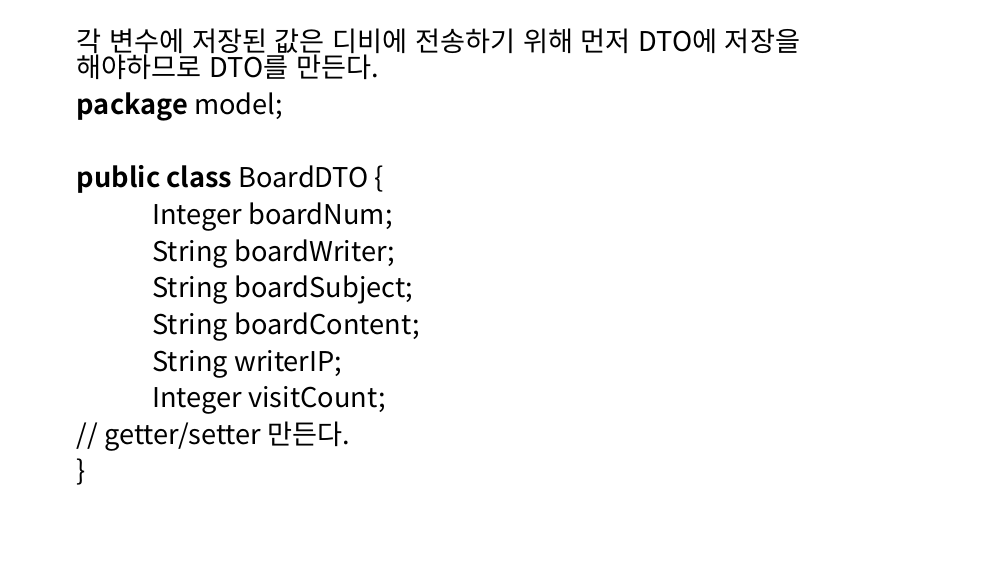
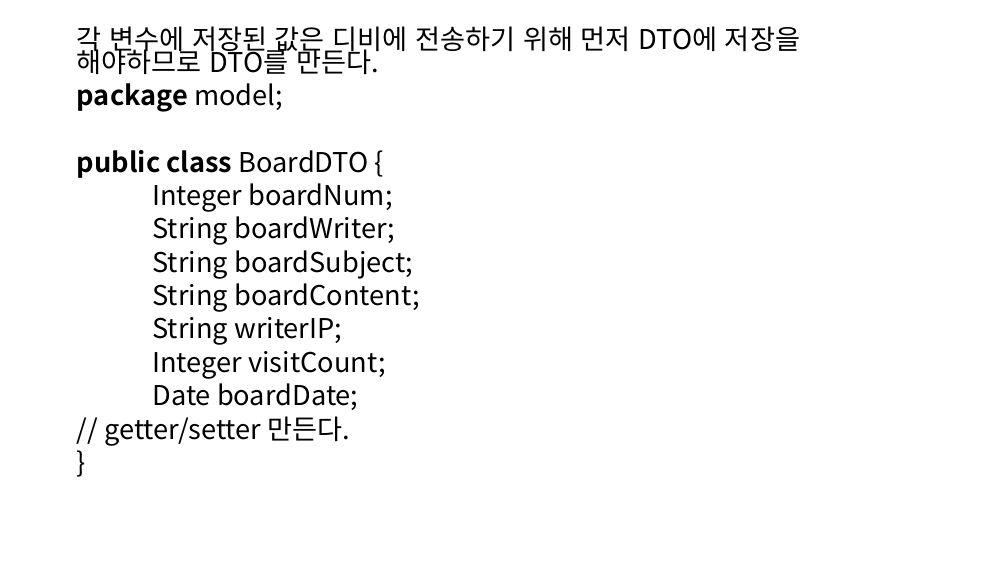
Before and after one commit to SoongMoo/hkblockchain220914, a slide deck: slide 15 of WEB/JSP/board.pptx. Drawn at 1008x567 pixels with LibreOffice and Linux fonts; fonts in the diff are those of the drawing. Boxes give left, top, right and bottom in pixels: in the first picture for what was removed or moved away, otherwise in the second. Text is boxed around its words. In the diff, an @@ line names an element or a change of style, - is before the commit and + after.

```diff
--- a/WEB/JSP/board.pptx
+++ b/WEB/JSP/board.pptx
@@ text at box(77, 26, 800, 446): line spacing 0.8 to 0.7 @@
@@ text at box(152, 377, 358, 410): paragraph added @@
+Date boardDate;
```
Also in this commit, not shown: 1 other file.
